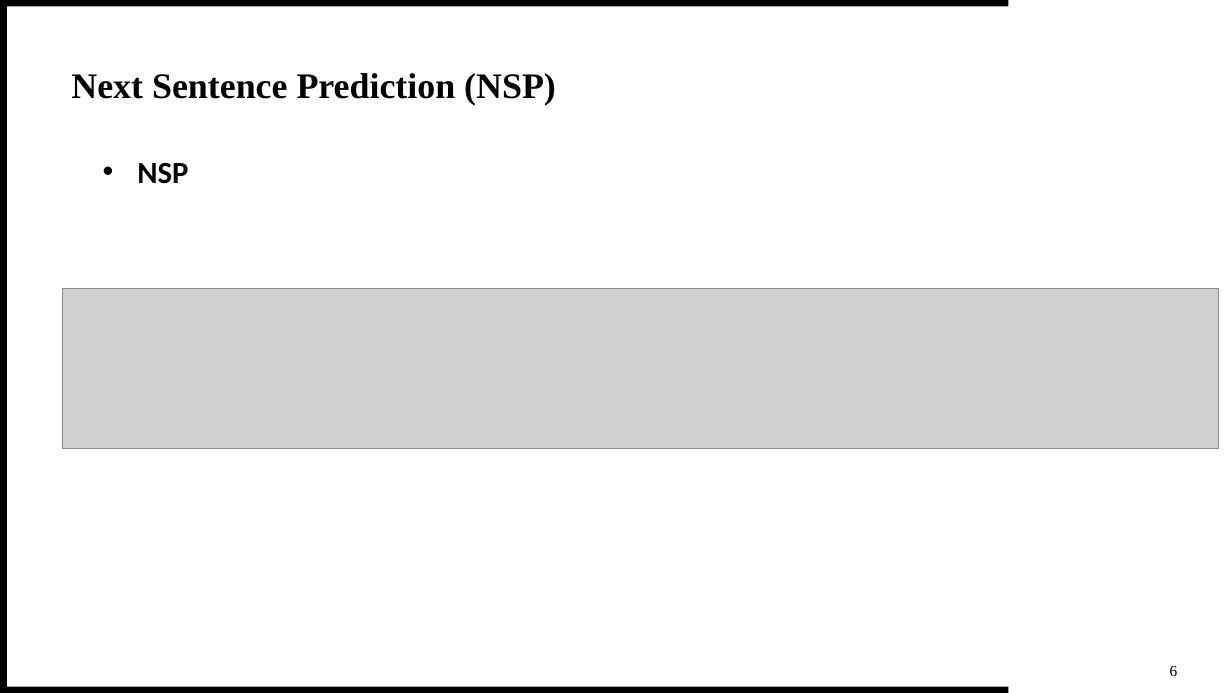
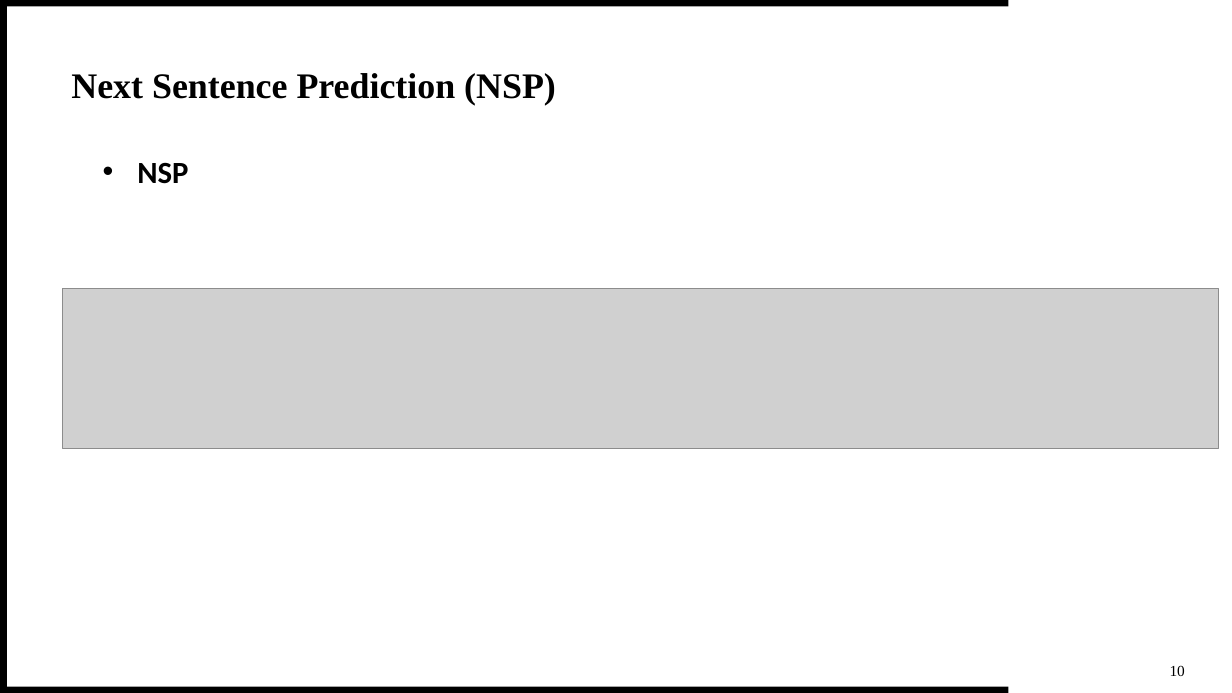
Before and after one commit to theQuert/inlpfun, a slide deck: slide 11 of Lab/REP.pptx (slide 10 before the commit). Drawn at 1232x693 pixels with LibreOffice and Linux fonts; fonts in the diff are those of the drawing; grey boxes stand for pictures. Boxes give left, top, right and bottom in pixels: in the first picture for what was removed or moved away, otherwise in the second. Text is boxed around its words. In the diff, an @@ line names an element or a change of style, - is before the commit and + after.

```diff
--- a/Lab/REP.pptx
+++ b/Lab/REP.pptx
@@ text at (x1=1170, y1=665, x2=1185, y2=676): text changed @@
-6
+10
```
Also in this commit, not shown: 17 other slides changed, 1 slide added, 1 other file.
